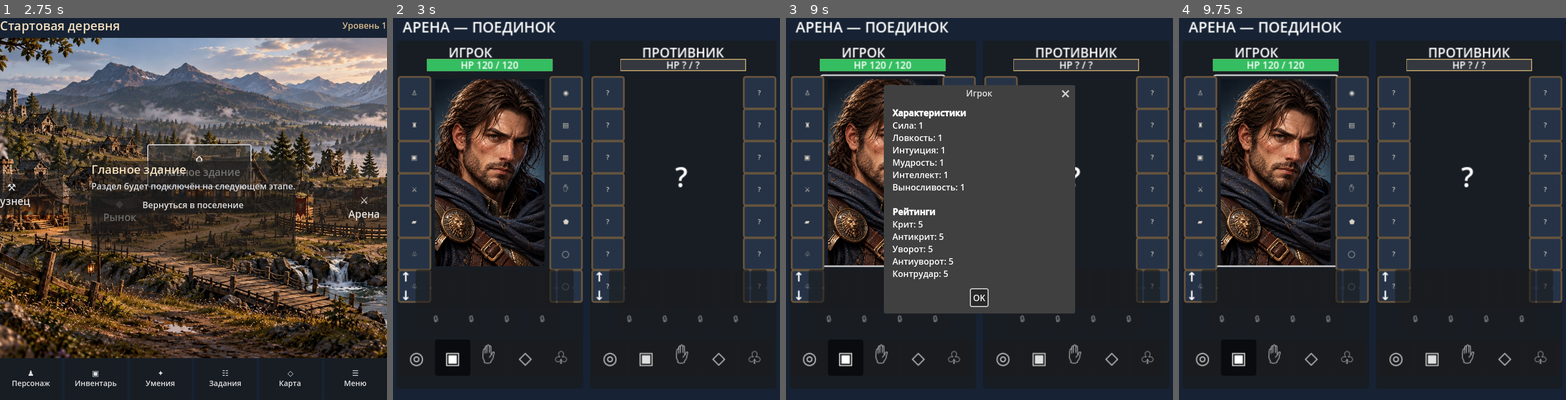
Above: before the commit, frames 1-4 (left to right).
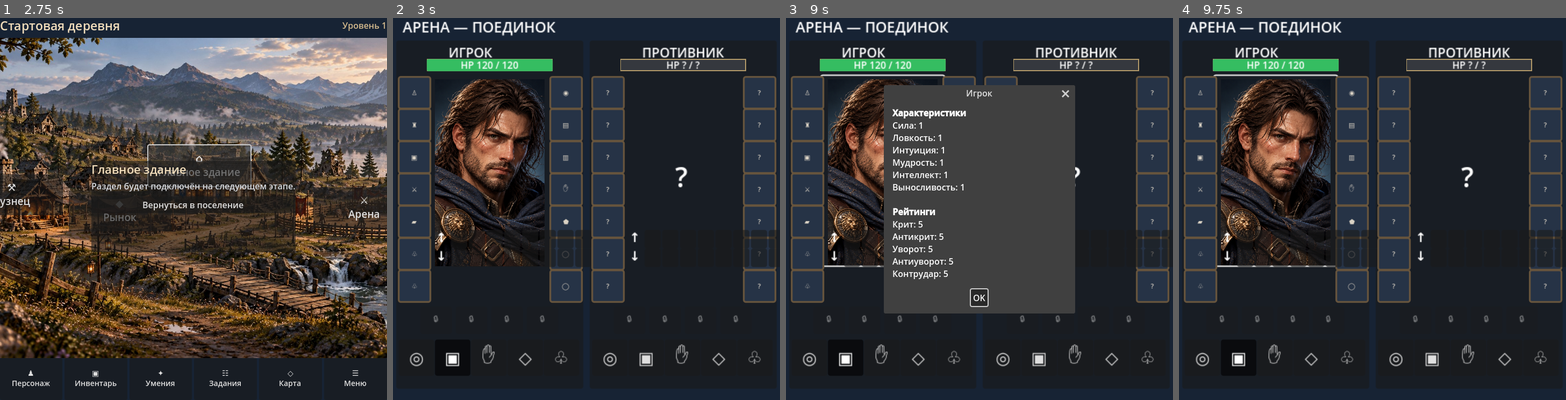
Above: after the commit, the same moments.

Repository: Archoniou1987/Battle-of-Artheon
Game: Godot game, scene res://scenes/main/main.tscn
Same seed, same stepped clock (60 frames per second), same inputs: the game is played once before the commit and once after it.
Inputs (mouse positions are in pixels of both pictures, inside the frame that each line leads up to):
- Up to frame 1 (2.75 s): click "⚒ Кузнец" at 0.5 s; click "◆ Рынок" at 1.25 s; click "⌂ Главное здание" at 2 s
- Up to frame 2 (3 s): click "⚔ Арена" at 2.75 s
- Up to frame 3 (9 s): click "♟ Персонаж" at 3.5 s; click "▣ Инвентарь" at 4.25 s; click "✦ Умения" at 5 s; click "☷ Задания" at 5.75 s; click "◇ Карта" at 6.5 s; click "☰ Меню" at 7.25 s; click "Вернуться в поселение" at 8 s; click (882, 170) at 8.77 s
- Up to frame 4 (9.75 s): click "OK" at 9.5 s

Frame 1 is identical in both runs. In frame 2, 3.5% of the frame differs, in the area x 2-100%, y 55-75%; in frame 3, 1.8%; in frame 4, 3.6%.

Commit message:
Overlay buff and debuff icons at lower-left corner of arena portraits

Diff:
--- a/ui/arena/arena_screen.gd
+++ b/ui/arena/arena_screen.gd
@@ -277,7 +277,7 @@
 			attack_buttons.append(button)
 	for row_type in ["Баффы", "Дебаффы"]:
 		var row := HBoxContainer.new()
-		row.position = Vector2(5, 284 if row_type == "Баффы" else 307)
+		row.position = Vector2(49, 235 if row_type == "Баффы" else 258)
 		row.add_theme_constant_override("separation", 2)
 		inner.add_child(row)
 		var label := Label.new()
